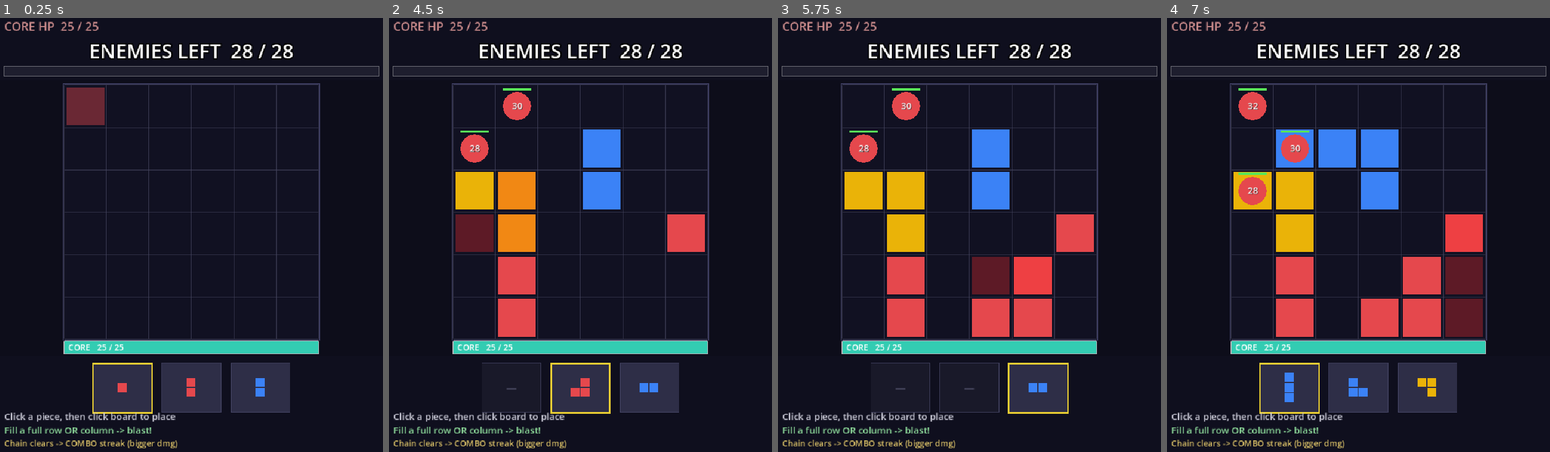
Above: before the commit, frames 1-4 (left to right).
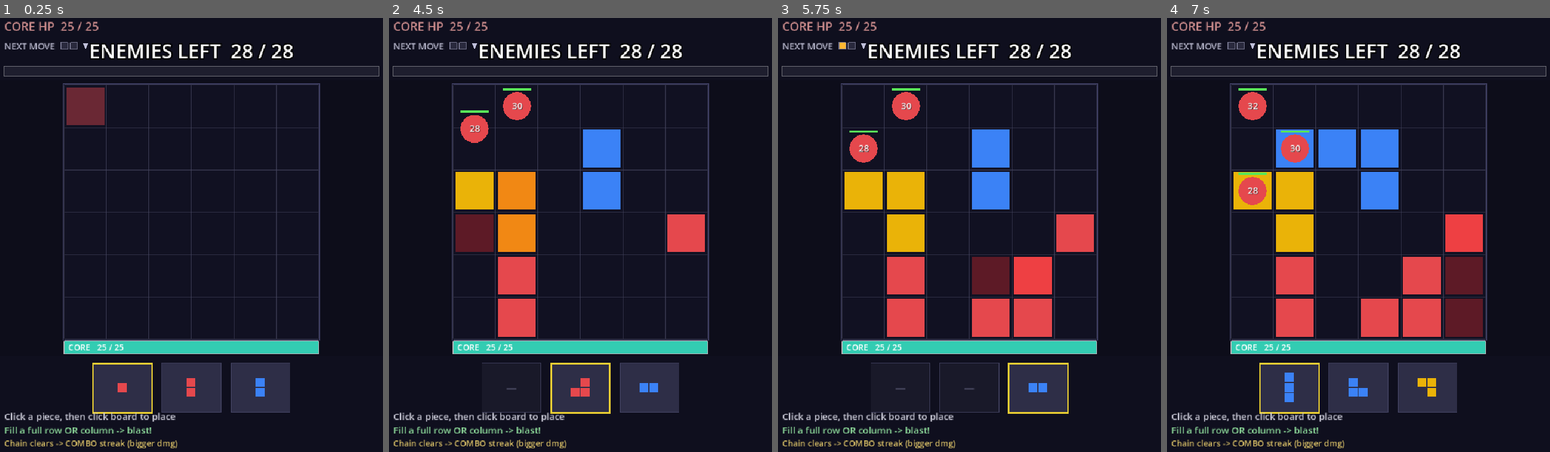
Above: after the commit, the same moments.

Repository: rorhdsu123/Cascade
Game: Godot game, scene res://Main.tscn
Two runs of this game, one before a commit and one after it. Both use one fixed random seed, a clock stepped at 60 frames per second and the inputs below.
Inputs (mouse positions are in pixels of both pictures, inside the frame that each line leads up to):
- Up to frame 1 (0.25 s): no input
- Up to frame 2 (4.5 s): tap Enter at 0.5, 2, 3.5 s; move the mouse to (668, 235) at 0.52 s; click (668, 235) at 0.67 s; tap Space at 0.77, 1.25, 1.52, 2.75, 3.02, 3.77, 4.25 s; move the mouse to (500, 282) at 1.27 s; click (500, 282) at 1.42 s; move the mouse to (618, 148) at 2.02 s; click (618, 148) at 2.17 s; move the mouse to (561, 356) at 2.77 s; click (561, 356) at 2.92 s; move the mouse to (699, 330) at 3.52 s; click (699, 330) at 3.67 s; move the mouse to (461, 182) at 4.27 s; click (461, 182) at 4.42 s
- Up to frame 3 (5.75 s): tap Space at 4.52 s; move the mouse to (988, 256) at 5.02 s; click (988, 256) at 5.17 s
- Up to frame 4 (7 s): move the mouse to (1301, 135) at 5.77 s; click (1301, 135) at 5.92 s; tap Space at 6.02, 6.77 s; move the mouse to (1446, 235) at 6.52 s; click (1446, 235) at 6.67 s

The runs differ from the first frame. In frame 1, 0.2% of the frame differs, in the area x 1-23%, y 5-8%; in frame 2, 0.9%, in the area x 1-27%, y 5-34%; in frame 3, 0.2%; in frame 4, 0.2%.

Commit message:
feat: 턴 순서 수정 + 적 이동 가시화 + 공격 연출 정리 (C19~C21)
- 턴 순서: 배치→내 공격(현재 위치 적 타격)→적 이동/누수 (조준 억울함 제거)
- 적 이동 가시화: NEXT MOVE 예고 미터 + vis_row 슬라이드 애니
- 공격 연출: 로켓만 남기고 레이저 밴드·가로 스윕 밴드 제거

Co-Authored-By: Claude Opus 4.8 (1M context) <noreply@anthropic.com>

Diff:
--- a/Main.gd
+++ b/Main.gd
@@ -18,6 +18,7 @@
 const ONBOARD_COUNT: int = 8    # 이 수까지 basic만 스폰(온보딩)
 const ENEMY_STEP_EVERY: int = 2 # 일반 적 전진 스로틀(2배치당 1칸). fast는 1
 const SPAWN_EVERY: int = 2       # 스폰 스로틀(2배치당 1회)
+const SLIDE_SPEED: float = 8.0   # 적 전진 표시 이징 속도(칸/초)
 const SWEEP_DUR: float = 0.35   # 폭발 스윕 밴드 지속
 const ROCKET_DUR: float = 0.16  # 로켓 비행 지속(빠르게 질주)
 const CALLOUT_DUR: float = 1.6  # 첫 등장 콜아웃 배너 지속
@@ -140,9 +141,7 @@
 var resolve_hits: Array = []       # [{id, dmg, kb, at, done}] 거점 가까운 순 순차 피격
 var resolve_rocket_plan: Array = []  # [{dir, idx}] 로켓은 충전 뒤에 발사
 var resolve_fx_done: bool = false    # 로켓 발사 트리거됐나
-var resolve_leak_at: float = 0.0
-var resolve_leak_done: bool = false
-var pending_leaks: Array = []      # 이번 스텝 누수 열 목록(블라스트 뒤 표시)
+var pending_leaks: Array = []      # 이번 스텝 누수 열 목록(공격 뒤 표시)
 var pending_core_dead: bool = false
 var enemy_seq: int = 0             # 적 고유 id 카운터
 
@@ -197,8 +196,6 @@
 	resolve_hits = []
 	resolve_rocket_plan = []
 	resolve_fx_done = false
-	resolve_leak_at = 0.0
-	resolve_leak_done = false
 	pending_leaks = []
 	pending_core_dead = false
 	enemy_seq = 0
@@ -371,7 +368,6 @@
 	resolve_hits = []
 	resolve_rocket_plan = []
 	resolve_fx_done = false
-	resolve_leak_done = false
 
 	var blast_len: float = 0.15
 	var l: int = rows.size() + cols.size()
@@ -424,13 +420,8 @@
 		if l >= 2 or combo >= 3:
 			shake_timer = maxf(shake_timer, SHAKE_DUR * 0.7)
 
-	# 누수 표시는 블라스트 뒤로 분리(겹쳐 묻히지 않게)
-	if pending_leaks.size() > 0:
-		resolve_leak_at = blast_len + 0.15
-		resolve_total = blast_len + 0.15 + 0.25
-	else:
-		resolve_leak_at = 1.0e9
-		resolve_total = blast_len
+	# 공격만 재생. 적 이동·누수·스폰은 시퀀스가 끝난 뒤 _end_turn에서.
+	resolve_total = blast_len
 
 # 예약된 한 hit를 실제 반영 (그 시점에 데미지·floater·사망/넉백)
 func _apply_hit(h: Dictionary) -> void:
@@ -543,12 +534,17 @@
 		shake_timer = maxf(shake_timer, SHAKE_DUR * 1.6)
 	pending_leaks = []
 
-# resolve 종료: 승패 판정·게임오버 확정 (표시 지연이 끝난 뒤 로직 마무리)
+# 공격 시퀀스 종료 → 그 다음에 세계가 움직인다(적 이동·누수·스폰) → 판정
 func _finish_resolve() -> void:
 	resolving = false
 	resolve_hits = []
-	if not resolve_leak_done and pending_leaks.size() > 0:
-		_reveal_leaks()
+	_end_turn()
+
+# 턴 마무리: 적 전진/누수/스폰 → 누수 연출 → 승/패/공간부족 판정
+# (공격이 있었으면 그 뒤에, 없었으면 배치 직후에 호출)
+func _end_turn() -> void:
+	advance_step()          # 적 이동(step_every 주기)·누수(거점 피해)·스폰
+	_reveal_leaks()         # 누수 연출은 공격 뒤에 재생 (자기 감쇠 → 데드락 없음)
 	_check_win()
 	if pending_core_dead:
 		game_over = true
@@ -626,7 +622,7 @@
 	hp = maxi(1, hp)
 	# 전진 스로틀: fast는 매 배치(1), 나머지는 2배치당 1칸
 	var step_every: int = 1 if etype == "fast" else ENEMY_STEP_EVERY
-	enemies.append({"col": col, "row": 0, "hp": hp, "maxhp": hp, "etype": etype, "id": enemy_seq, "step_every": step_every})
+	enemies.append({"col": col, "row": 0, "vis_row": 0.0, "hp": hp, "maxhp": hp, "etype": etype, "id": enemy_seq, "step_every": step_every})
 	enemy_seq += 1
 	spawned += 1
 	# 첫 등장 콜아웃 (타입당 1회)
@@ -663,25 +659,15 @@
 		board[c.y][c.x] = active["color"]
 	# 조각 소비: 트레이 슬롯 비우고 다음 슬롯/리필 (즉시 = 피드백)
 	_consume_slot()
-	# 적 전진 + 스폰 (누수는 pending에 기록)
-	advance_step()
-	if pending_core_dead:
-		# 거점 파괴 스텝: 블라스트 없이 누수 연출 후 게임오버
-		combo = 0
-		_begin_resolve([], [])
-		return
+	# 완성 줄 감지 — 적은 아직 "현재 위치"(이동 전). 로켓이 그 자리 적을 먼저 타격.
 	var rows: Array = _full_rows()
 	var cols: Array = _full_cols()
-	var has_clear: bool = rows.size() + cols.size() > 0
-	if has_clear:
+	if rows.size() + cols.size() > 0:
 		combo += 1
+		_begin_resolve(rows, cols)   # 공격 재생 → 끝나면 _finish_resolve→_end_turn
 	else:
 		combo = 0
-	if not has_clear and pending_leaks.is_empty():
-		# 연출할 게 없으면 즉시 마무리 (승패·공간부족 판정)
-		_finish_resolve()
-		return
-	_begin_resolve(rows, cols)
+		_end_turn()                  # 공격 없음: 곧장 적 이동·누수·판정
 
 # 배치한 슬롯 비우고 다음 non-empty로 이동, 다 비면 리필
 func _consume_slot() -> void:
@@ -763,9 +749,6 @@
 			if not h["done"] and resolve_timer >= h["at"]:
 				h["done"] = true
 				_apply_hit(h)
-		if not resolve_leak_done and resolve_timer >= resolve_leak_at:
-			resolve_leak_done = true
-			_reveal_leaks()
 		if resolve_timer >= resolve_total:
 			_finish_resolve()
 
@@ -836,10 +819,12 @@
 		im -= 1
 	if kill_pulse > 0.0:
 		kill_pulse = maxf(0.0, kill_pulse - delta)
-	# 적 flinch 감쇠
+	# 적 flinch 감쇠 + 전진/넉백 표시(vis_row) 부드럽게 이징
 	for e in enemies:
 		if e.get("flinch", 0.0) > 0.0:
 			e["flinch"] = maxf(0.0, e["flinch"] - delta)
+		var vr: float = e.get("vis_row", float(e["row"]))
+		e["vis_row"] = move_toward(vr, float(e["row"]), SLIDE_SPEED * delta)
 	queue_redraw()
 
 # ===== 그리기 =====
@@ -967,6 +952,29 @@
 	var head_col: Color = Color.WHITE.lerp(C_GOLD, kp)
 	var hw: float = fnt.get_string_size(head, HORIZONTAL_ALIGNMENT_LEFT, -1, head_fs).x
 	_draw_text_outlined(fnt, Vector2(400.0 - hw * 0.5, 96.0), head, head_fs, head_col)
+
+	# 이동 예고 미터: 다 차면 일반 적이 한 칸 전진(2배치 주기). place_count%2 = 채운 칸.
+	var nm_lbl: String = "NEXT MOVE"
+	draw_string(fnt, Vector2(20.0, 78.0), nm_lbl, HORIZONTAL_ALIGNMENT_LEFT, -1, 18, Color(0.7, 0.7, 0.78))
+	var nm_w: float = fnt.get_string_size(nm_lbl, HORIZONTAL_ALIGNMENT_LEFT, -1, 18).x
+	var filled: int = place_count % ENEMY_STEP_EVERY
+	var dot: float = 14.0
+	var gap: float = 5.0
+	var dx0: float = 20.0 + nm_w + 12.0
+	for i in range(ENEMY_STEP_EVERY):
+		var dr: Rect2 = Rect2(dx0 + float(i) * (dot + gap), 64.0, dot, dot)
+		if i < filled:
+			draw_rect(dr, Color(1.0, 0.72, 0.2))     # 채움
+		else:
+			draw_rect(dr, Color(0.16, 0.16, 0.24))   # 빈칸
+		draw_rect(dr, Color(0.45, 0.45, 0.55), false)
+	# 이동 방향(아래) 삼각형 힌트
+	var tri_x: float = dx0 + float(ENEMY_STEP_EVERY) * (dot + gap) + 6.0
+	var tcy: float = 71.0
+	draw_colored_polygon(PackedVector2Array([
+		Vector2(tri_x, tcy - 6.0), Vector2(tri_x + 12.0, tcy - 6.0), Vector2(tri_x + 6.0, tcy + 6.0),
+	]), Color(0.75, 0.75, 0.85))
+
 	var bx: float = 20.0
 	var by: float = 112.0
 	var bw: float = 760.0
@@ -1050,8 +1058,10 @@
 		if flinch > 0.0:
 			var jm: float = 5.0 * clampf(flinch / 0.22, 0.0, 1.0)
 			jit = Vector2(randf_range(-jm, jm), randf_range(-jm, jm))
+		# 표시 y는 vis_row(부드러운 이징) — 전진/넉백이 스르륵
+		var vr: float = e.get("vis_row", float(er))
 		var cx: float = BOARD_X + ec * CELL + CELL * 0.5 + jit.x
-		var cy: float = BOARD_Y + er * CELL + CELL * 0.5 + jit.y
+		var cy: float = BOARD_Y + vr * CELL + CELL * 0.5 + jit.y
 		var ratio: float = clampf(float(e["hp"]) / float(e["maxhp"]), 0.0, 1.0)
 		var etype: String = e["etype"]
 		var rad: float = CELL * 0.33
Not shown, changed: SPEC.md
